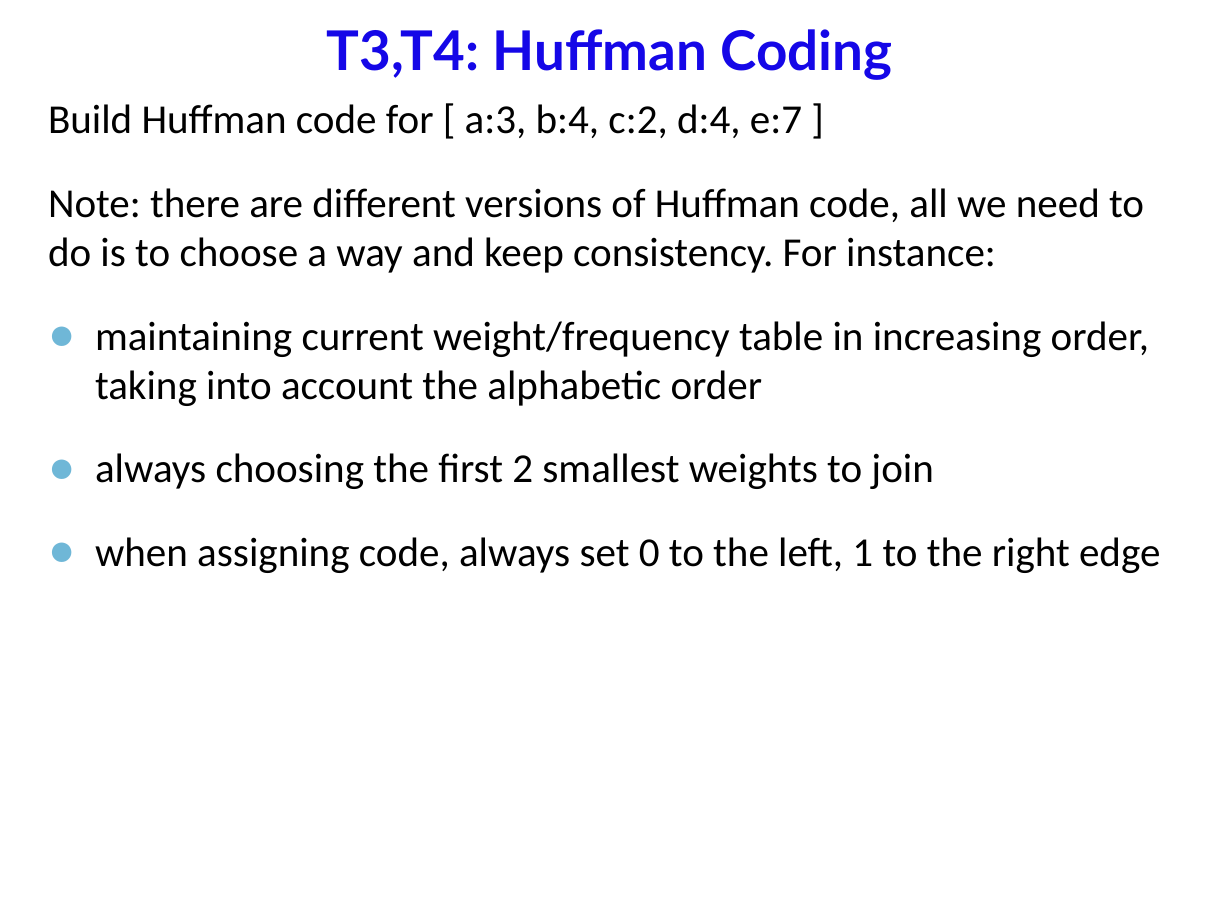
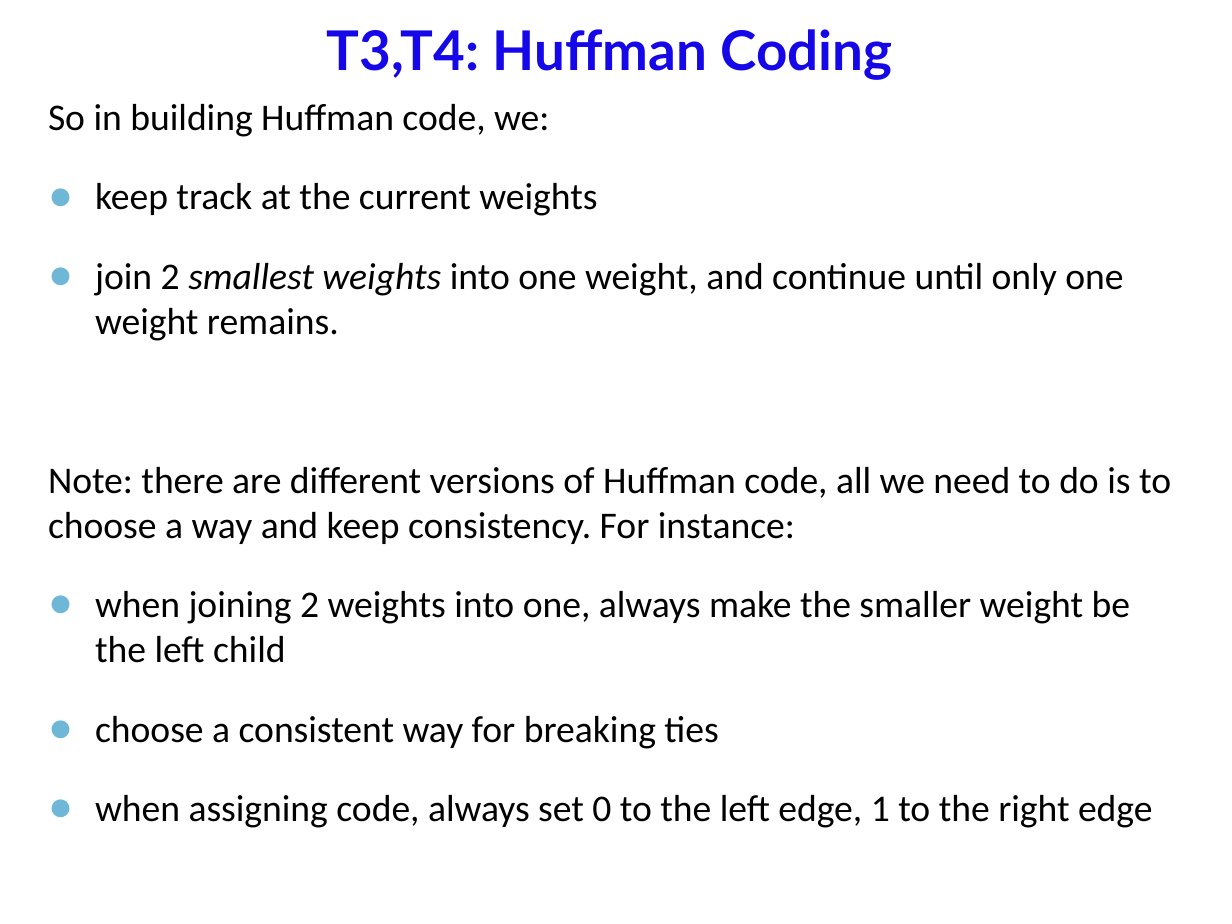
Before and after one commit to anhvir/c207, a slide deck: slide 6 of ws10.pptx. Drawn at 1232x924 pixels with LibreOffice and Linux fonts; fonts in the diff are those of the drawing; background and template pictures are left out. Boxes give left, top, right and bottom in pixels: in the first picture for what was removed or moved away, otherwise in the second. Text is boxed around its words. In the diff, an @@ line names an element or a change of style, - is before the commit and + after.

```diff
--- a/ws10.pptx
+++ b/ws10.pptx
@@ text at [48, 104, 1123, 341]: text changed; size 24 to 22 pt @@
-Build Huffman code for [ a:3, b:4, c:2, d:4, e:7 ]
+So in building Huffman code, we:
+● keep track at the current weights
+● join 2 smallest weights into one weight, and continue until only one weight remains.
@@ text at [48, 467, 1171, 544]: size 24 to 22 pt in "Note: there are different versions of Huffman ..." @@
@@ text at [95, 591, 1152, 828]: text changed; size 24 to 22 pt @@
-● maintaining current weight/frequency table in increasing order, taking into account the alphabetic order
-● always choosing the first 2 smallest weights to join
-● when assigning code, always set 0 to the left, 1 to the right edge
+● when joining 2 weights into one, always make the smaller weight be the left child
+● choose a consistent way for breaking ties
+● when assigning code, always set 0 to the left edge, 1 to the right edge
```
Also in this commit, not shown: 18 other slides changed, 1 other file.
